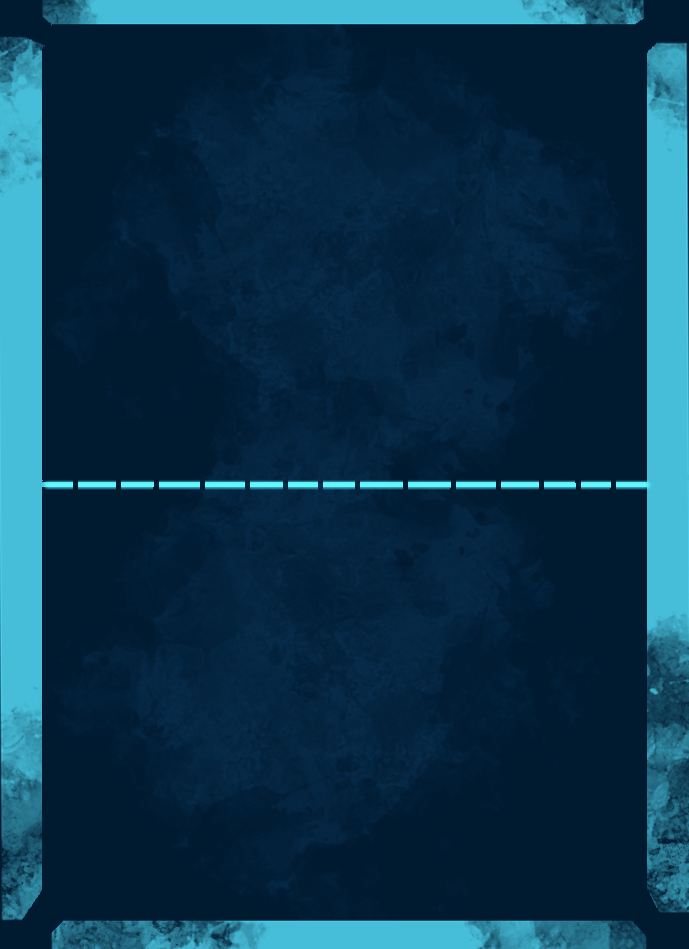
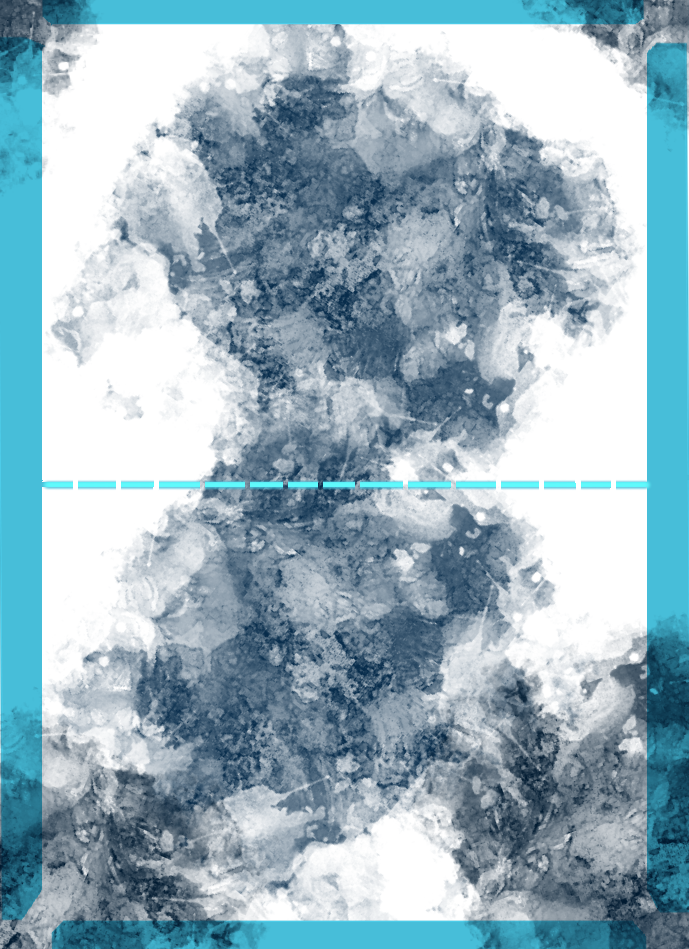
Layered file, before and after one edit (689 x 949). Changes by layer:
hid "Capa 1" over box(0, 0, 689, 949)
